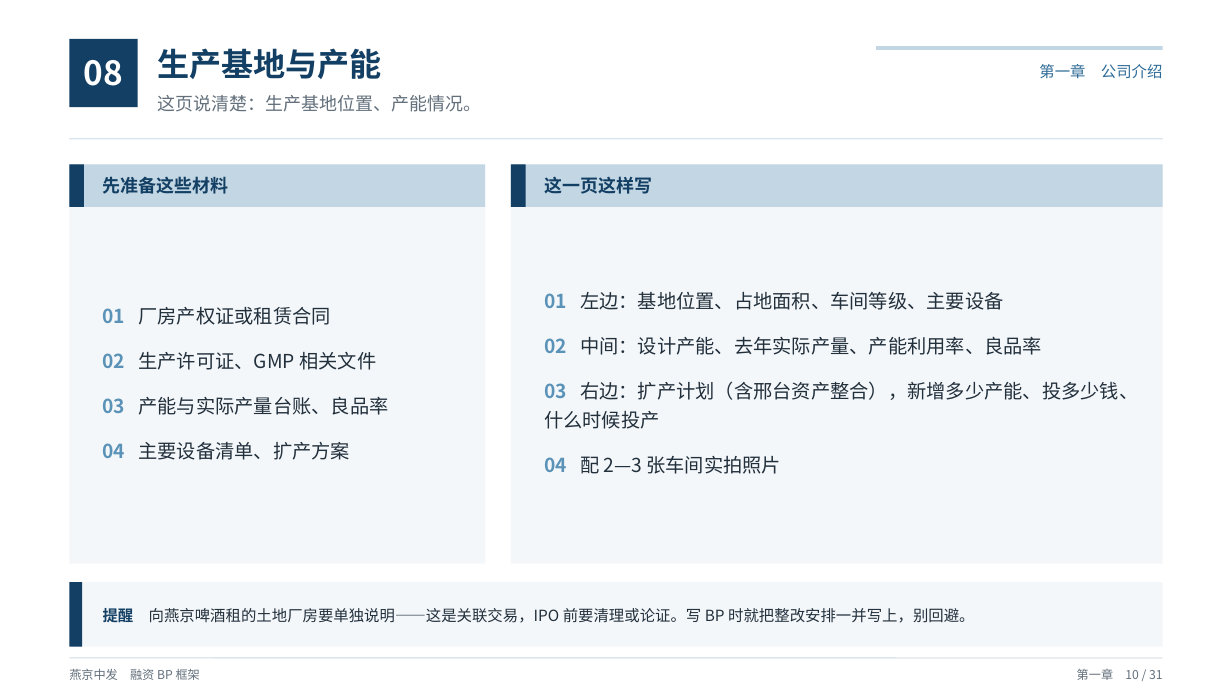
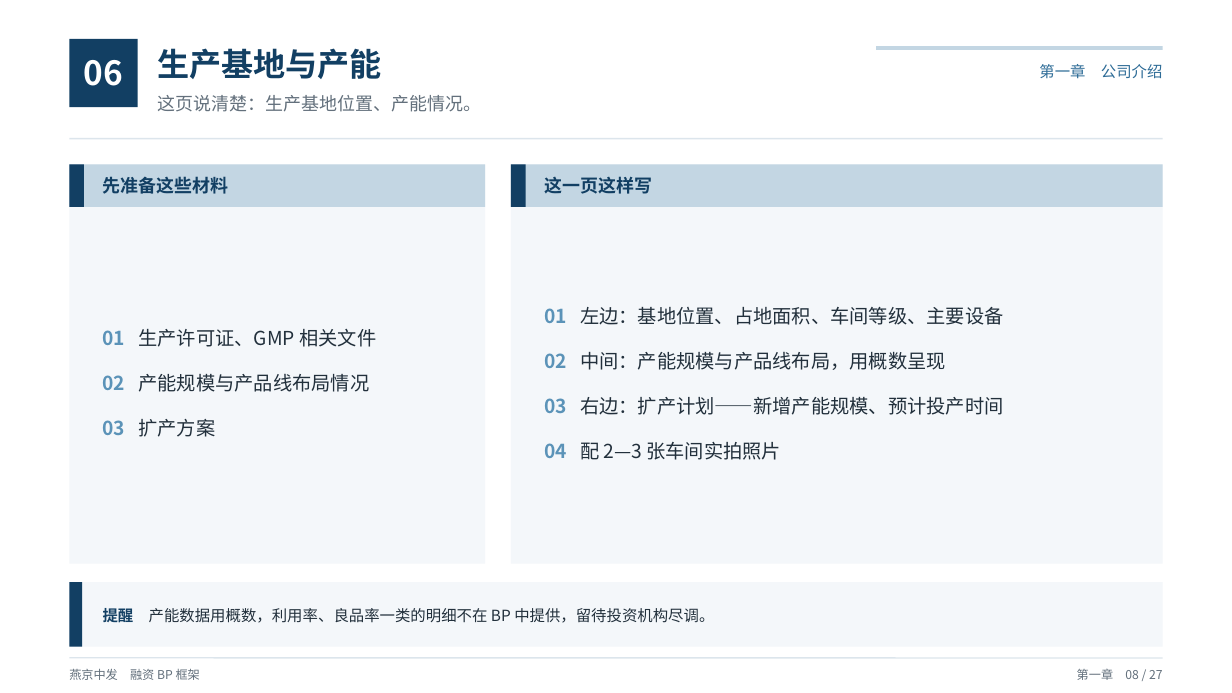
Before and after one commit to xid013-ux/JXD, a slide deck: slide 9 of output/BP框架/燕京中发融资BP框架（教学版）.pptx (slide 11 before the commit). Drawn at 1232x693 pixels with LibreOffice and Linux fonts; fonts in the diff are those of the drawing. Boxes give left, top, right and bottom in pixels: in the first picture for what was removed or moved away, otherwise in the second. Text is boxed around its words. In the diff, an @@ line names an element or a change of style, - is before the commit and + after.

```diff
--- a/output/BP框架/燕京中发融资BP框架（教学版）.pptx
+++ b/output/BP框架/燕京中发融资BP框架（教学版）.pptx
@@ text at (84,60,123,86): text changed @@
-08
+06
@@ text at (103,329,376,437): text changed @@
-01 厂房产权证或租赁合同
-02 生产许可证、GMP 相关文件
-03 产能与实际产量台账、良品率
-04 主要设备清单、扩产方案
+01 生产许可证、GMP 相关文件
+02 产能规模与产品线布局情况
+03 扩产方案
@@ text at (544,352,1003,415): text changed @@
-02 中间：设计产能、去年实际产量、产能利用率、良品率
-03 右边：扩产计划（含邢台资产整合），新增多少产能、投多少钱、什么时候投产
+02 中间：产能规模与产品线布局，用概数呈现
+03 右边：扩产计划——新增产能规模、预计投产时间
@@ text at (103,606,714,626): text changed @@
-提醒 向燕京啤酒租的土地厂房要单独说明——这是关联交易，IPO 前要清理或论证。写 BP 时就把整改安排一并写上，别回避。
+提醒 产能数据用概数，利用率、良品率一类的明细不在 BP 中提供，留待投资机构尽调。
@@ text at (1077,669,1162,680): text changed @@
-第一章 10 / 31
+第一章 08 / 27
```
Also in this commit, not shown: 27 other slides changed, 4 slides removed, 5 other files.
